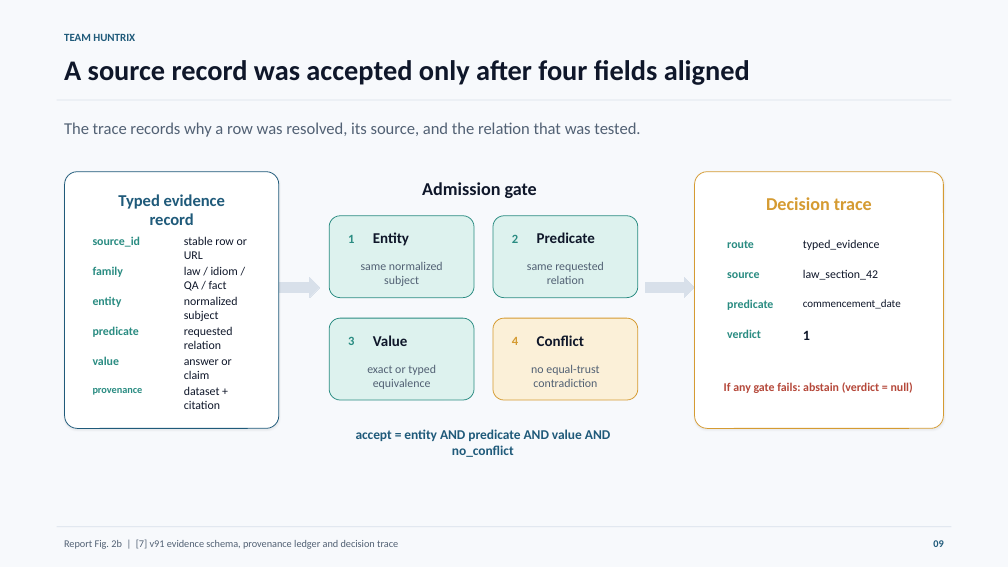
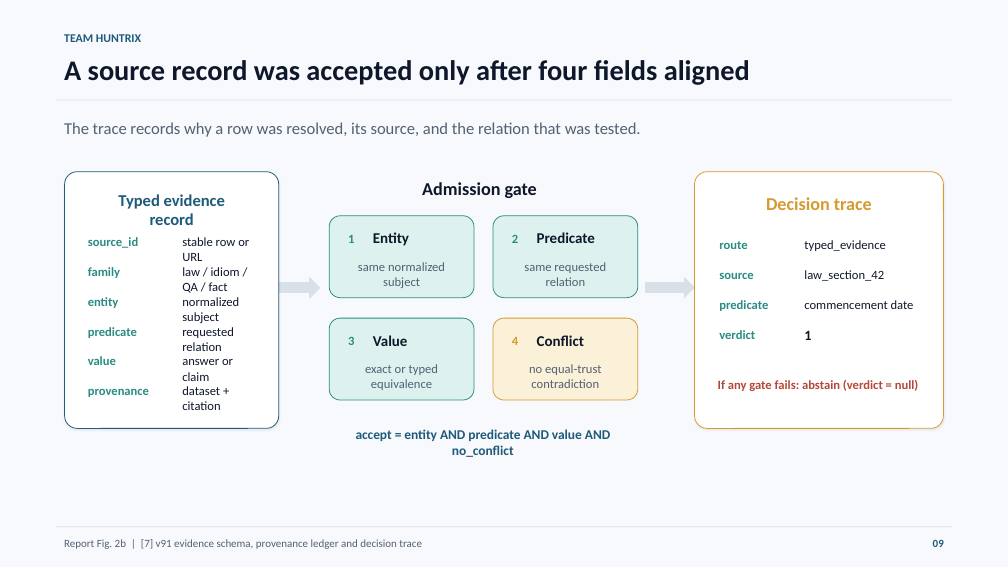
Before and after one commit to Seyamalam/bengali-hallucination-v91-submission, a slide deck: slide 9 of presentation/Huntrix_Final_Presentation.pptx. Drawn at 1008x567 pixels with LibreOffice and Linux fonts; fonts in the diff are those of the drawing. Boxes give left, top, right and bottom in pixels: in the first picture for what was removed or moved away, otherwise in the second. Text is boxed around its words. In the diff, an @@ line names an element or a change of style, - is before the commit and + after.

```diff
--- a/presentation/Huntrix_Final_Presentation.pptx
+++ b/presentation/Huntrix_Final_Presentation.pptx
@@ text "TEAM HUNTRIX" at (x1=64, y1=34, x2=141, y2=42): size 10.5 to 11.2 pt @@
@@ text "route" moved from (x1=727, y1=240, x2=754, y2=248) to (x1=719, y1=241, x2=747, y2=249) @@
@@ text "source" moved from (x1=727, y1=272, x2=759, y2=278) to (x1=719, y1=273, x2=753, y2=279) @@
@@ text "predicate" moved from (x1=727, y1=299, x2=773, y2=310) to (x1=719, y1=300, x2=768, y2=311) @@
@@ size 11.2 to 12 pt in 22 elements at (x1=358, y1=262, x2=445, y2=288), (x1=524, y1=262, x2=606, y2=286), (x1=365, y1=364, x2=438, y2=390), (x1=529, y1=364, x2=601, y2=388), (x1=718, y1=380, x2=919, y2=391), (x1=804, y1=240, x2=885, y2=251), (x1=804, y1=270, x2=884, y2=281), (x1=182, y1=237, x2=249, y2=261), (x1=182, y1=267, x2=240, y2=293), (x1=182, y1=297, x2=239, y2=323), (x1=182, y1=327, x2=234, y2=351), (x1=182, y1=359, x2=233, y2=381), (x1=182, y1=386, x2=220, y2=410), (x1=88, y1=237, x2=139, y2=248), (x1=88, y1=267, x2=120, y2=278), (x1=88, y1=297, x2=119, y2=308), (x1=88, y1=327, x2=137, y2=338), (x1=88, y1=356, x2=116, y2=365), (x1=719, y1=241, x2=747, y2=249), (x1=719, y1=273, x2=753, y2=279), (x1=719, y1=300, x2=768, y2=311), (x1=719, y1=330, x2=755, y2=339) @@
@@ text "verdict" moved from (x1=727, y1=329, x2=761, y2=338) to (x1=719, y1=330, x2=755, y2=339) @@
@@ text at (x1=804, y1=300, x2=914, y2=309): text changed; size 10.5 to 12 pt @@
-commencement_date
+commencement date
@@ text "provenance" at (x1=88, y1=389, x2=149, y2=397): size 9.8 to 12 pt @@
@@ text "Report Fig. 2b | [7] ..." at (x1=64, y1=539, x2=422, y2=549): size 9.8 to 10.5 pt @@
@@ text "09" at (x1=933, y1=540, x2=944, y2=547): size 9.8 to 10.5 pt @@
```
Also in this commit, not shown: 12 other slides changed, 2 slides added, 2 slides removed, 2 other files.
